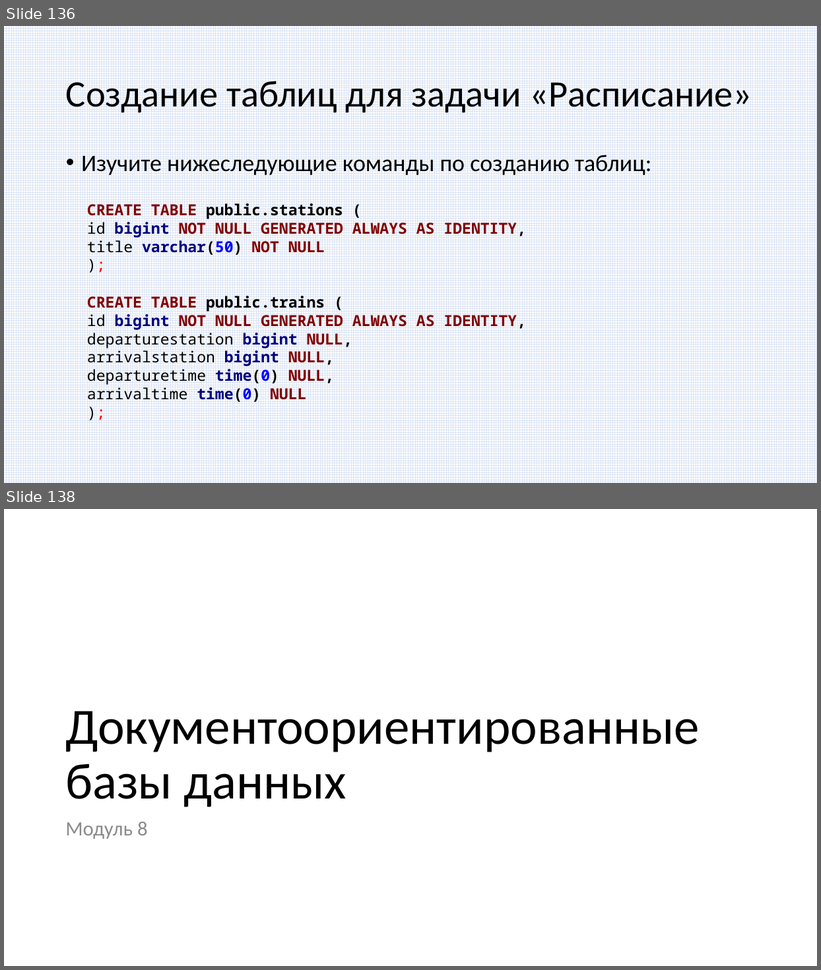
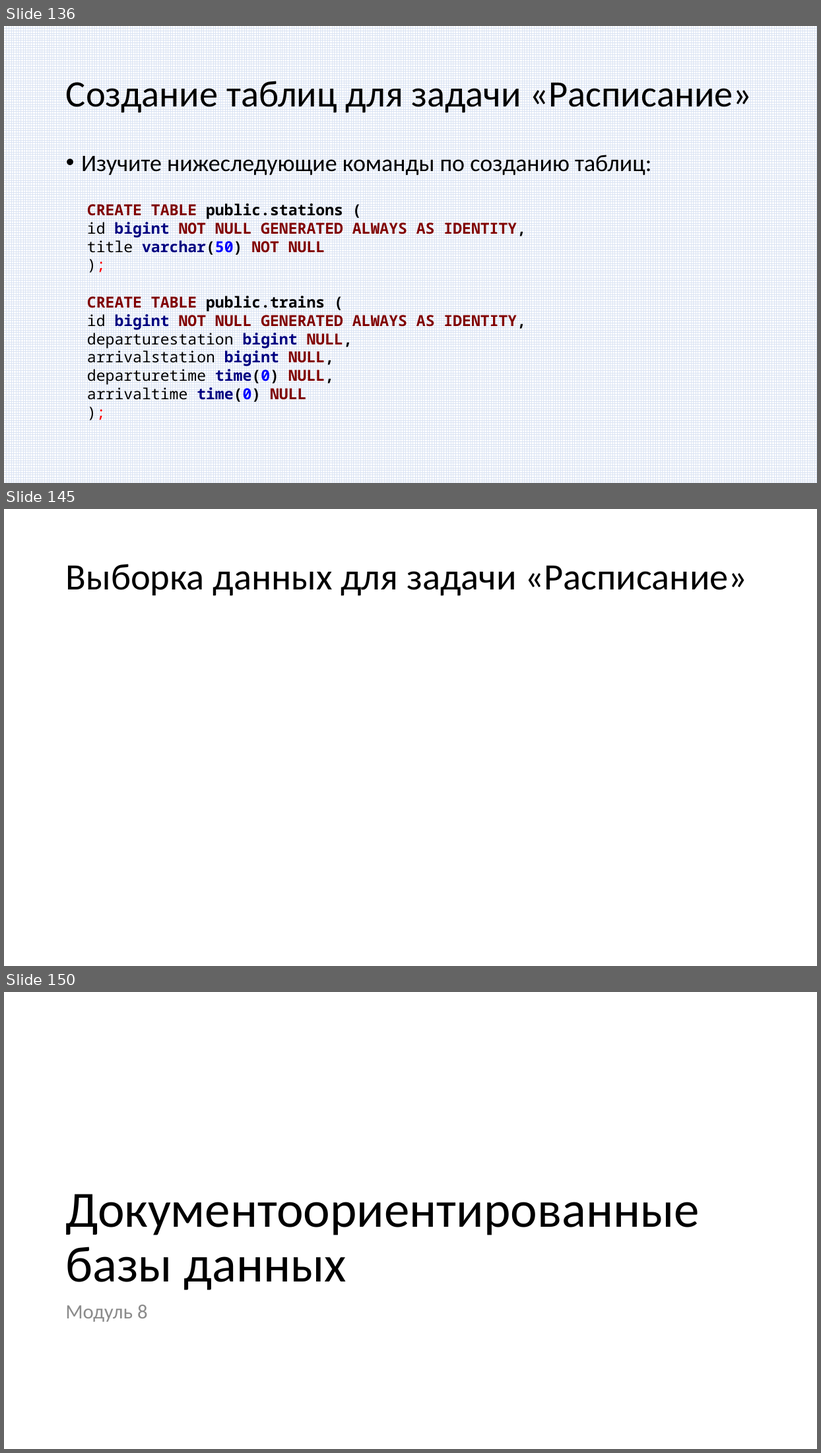
Before and after one commit to paveltsytovich/telegram-course, a slide deck: Presentation/Разработка ботов для телеграмм на Python.pptx. Shown one above the other, each under a label of ours: slides 136 and 138 before the commit, slides 136, 145 and 150 after it; the slides between them are not shown. The pictures are 821x970 and 821x1453 pixels, drawn with LibreOffice and Linux fonts; fonts in the diff are those of the drawing. Boxes give left, top, right and bottom in pixels: in the first picture for what was removed or moved away, otherwise in the second. Text is boxed around its words. In the diff, an @@ line names an element or a change of style, - is before the commit and + after.

```diff
--- a/Presentation/Разработка ботов для телеграмм на Python.pptx
+++ b/Presentation/Разработка ботов для телеграмм на Python.pptx
@@ slide 145 added at (4, 509, 817, 966), background #FFFFFF @@
@@ title added at (66, 564, 747, 596), 44 pt, text #000000 @@
+Выборка данных для задачи «Расписание»
@@ what was slide 138 is now slide 150 @@
```
Also in this commit, not shown: 12 other slides added, 1 slide removed, 2 other files.
